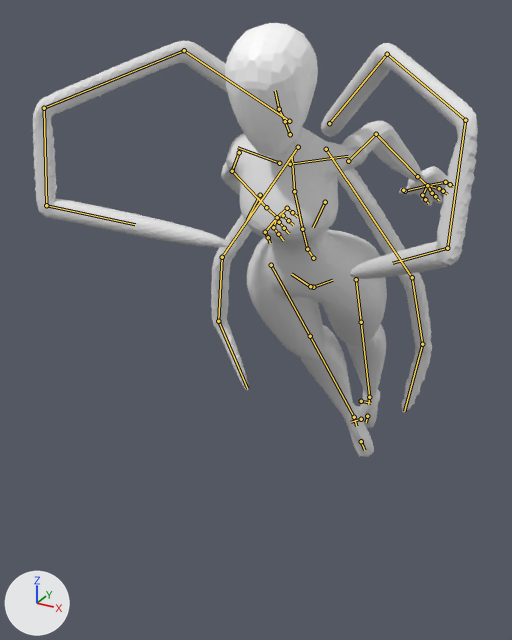
The glTF model scarlett-overload/Assets/Models/Player.glb, before and after one commit.
Both versions are drawn from a camera (50 mm lens) standing at (0.76, -1.73, 1.78) and looking at (-0.2, 0.01, 0.91). The lights are fixed; the arrows at lower left show +X, +Y and +Z. The picture after the commit comes second. Both versions are drawn at frame 1 of the action 'Death'; the numbers are the values there. The bones that bend it are drawn over the model as lines.

Names of what the first picture shows: 'Body', 'BottomArms', 'Hand', 'Head', 'TopArms'.
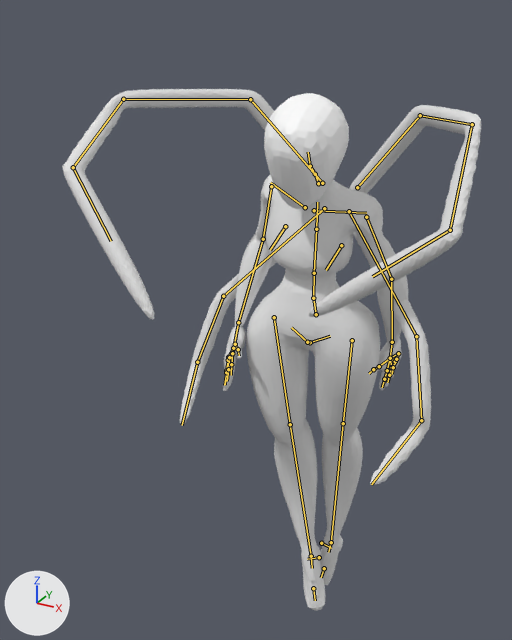
Location of each change, [x1, y1, x2, y2] in pixels of the pictures (512 x 640 px):
'Body', posed (15% narrower, 29% taller): before [221, 121, 424, 457]; after [235, 175, 408, 610]
'TopArms', posed (6% narrower): before [33, 41, 478, 279]; after [63, 89, 481, 319]
'Head', posed (9% narrower, 13% shorter): before [225, 23, 318, 157]; after [264, 93, 349, 209]
'BottomArms', posed (14% wider): before [211, 167, 432, 413]; after [180, 232, 431, 484]
'Hand', posed: before [399, 166, 447, 206]; after [223, 326, 402, 391]
bone 'spine', root to tip: before (313, 258) to (307, 249); after (316, 314) to (313, 298)
bone 'spine.002', root to tip: before (302, 229) to (294, 191); after (314, 273) to (316, 229)
bone 'spine.003', root to tip: before (294, 191) to (292, 157); after (316, 229) to (317, 202)
bone 'upper_arm.L', root to tip: before (348, 161) to (376, 134); after (366, 217) to (391, 279)
bone 'forearm.L', root to tip: before (376, 134) to (417, 176); after (391, 279) to (392, 342)
bone 'upper_arm.R', root to tip: before (239, 152) to (232, 171); after (271, 186) to (263, 239)
bone 'forearm.R', root to tip: before (232, 171) to (266, 207); after (263, 239) to (238, 322)
bone 'TopArms.R', root to tip: before (289, 121) to (184, 50); after (322, 183) to (250, 99)
bone 'TopArms.R.02', root to tip: before (184, 50) to (44, 108); after (250, 99) to (123, 99)
bone 'TopArms.R.03', root to tip: before (44, 108) to (46, 205); after (123, 99) to (73, 167)
bone 'TopArms.R.04', root to tip: before (46, 205) to (135, 224); after (73, 167) to (111, 241)
bone 'TopArms.L', root to tip: before (329, 123) to (387, 54); after (357, 187) to (420, 115)
bone 'TopArms.L.02', root to tip: before (387, 54) to (465, 120); after (420, 115) to (472, 124)
bone 'TopArms.L.03', root to tip: before (465, 120) to (447, 248); after (472, 124) to (450, 230)
bone 'TopArms.L.04', root to tip: before (447, 248) to (392, 263); after (450, 230) to (372, 276)
bone 'BottomArms.R', root to tip: before (298, 147) to (222, 257); after (324, 208) to (223, 296)
bone 'BottomArms.R.03', root to tip: before (218, 321) to (247, 388); after (197, 362) to (182, 425)
bone 'BottomArms.L', root to tip: before (326, 149) to (412, 277); after (349, 211) to (416, 336)
bone 'BottomArms.L.03', root to tip: before (422, 344) to (404, 411); after (421, 420) to (371, 484)

Patch to the scene script:
```diff
--- a/scarlett-overload/Assets/Models/Player.glb.py
+++ b/scarlett-overload/Assets/Models/Player.glb.py
@@ bone_spine @@
 bone_spine = bpy.data.objects['BodyRig'].pose.bones['spine']
-bone_spine.location = (0.0, 0.156, -0.026)
-bone_spine.rotation_quaternion = (0.967, 0.253, 0.028, -0.016)  # degrees (29, 4, -1)
+bone_spine.location = (0.0, -0.026, 0.01)
+bone_spine.rotation_quaternion = (1.0, 0.0, 0.0, 0.0)  # degrees (0, 0, 0)
@@ bone_spine_002 @@
 bone_spine_002 = bpy.data.objects['BodyRig'].pose.bones['spine.002']  # child of 'spine.001'
-bone_spine_002.rotation_quaternion = (1.0, 0.0, 0.0, 0.0)  # degrees (0, 0, 0)
+bone_spine_002.rotation_quaternion = (0.997, 0.0, -0.079, -0.003)  # degrees (0, -9, 0)
@@ bone_spine_003 @@
 bone_spine_003 = bpy.data.objects['BodyRig'].pose.bones['spine.003']  # child of 'spine.002'
-bone_spine_003.rotation_quaternion = (1.0, 0.0, 0.0, 0.0)  # degrees (0, 0, 0)
+bone_spine_003.rotation_quaternion = (0.953, 0.285, 0.063, -0.08)  # degrees (33, 10, -7)
@@ bone_upper_arm_l @@
 bone_upper_arm_l = bpy.data.objects['BodyRig'].pose.bones['upper_arm.L']  # child of 'shoulder.L'
-bone_upper_arm_l.rotation_quaternion = (-0.377, 0.091, -0.633, 0.67)  # degrees (-79, 21, -138)
+bone_upper_arm_l.rotation_quaternion = (0.886, 0.165, 0.006, -0.433)  # degrees (17, 9, -51)
@@ bone_forearm_l @@
 bone_forearm_l = bpy.data.objects['BodyRig'].pose.bones['forearm.L']  # child of 'upper_arm.L'
-bone_forearm_l.rotation_quaternion = (0.918, 0.129, -0.018, 0.374)  # degrees (13, -7, 43)
+bone_forearm_l.rotation_quaternion = (0.977, -0.016, -0.088, -0.195)  # degrees (0, -10, -23)
@@ bone_upper_arm_r @@
 bone_upper_arm_r = bpy.data.objects['BodyRig'].pose.bones['upper_arm.R']  # child of 'shoulder.R'
-bone_upper_arm_r.rotation_quaternion = (0.889, -0.188, -0.084, 0.409)  # degrees (-24, 0, 49)
+bone_upper_arm_r.rotation_quaternion = (0.807, 0.193, 0.015, 0.558)  # degrees (20, -11, 67)
@@ bone_forearm_r @@
 bone_forearm_r = bpy.data.objects['BodyRig'].pose.bones['forearm.R']  # child of 'upper_arm.R'
-bone_forearm_r.rotation_quaternion = (0.96, -0.056, 0.055, 0.271)  # degrees (-4, 8, 31)
+bone_forearm_r.rotation_quaternion = (0.924, 0.379, -0.042, 0.018)  # degrees (45, -5, 0)
@@ bone_toparms_r @@
 bone_toparms_r = bpy.data.objects['BodyRig'].pose.bones['TopArms.R']  # child of 'spine'
-bone_toparms_r.rotation_quaternion = (1.0, 0.0, 0.0, 0.0)  # degrees (0, 0, 0)
+bone_toparms_r.rotation_quaternion = (0.988, 0.077, -0.123, -0.045)  # degrees (10, -14, -6)
@@ bone_toparms_r_02 @@
 bone_toparms_r_02 = bpy.data.objects['BodyRig'].pose.bones['TopArms.R.02']  # child of 'TopArms.R'
-bone_toparms_r_02.rotation_quaternion = (0.983, 0.123, 0.006, 0.136)  # degrees (14, -1, 16)
+bone_toparms_r_02.rotation_quaternion = (0.99, 0.099, 0.061, 0.076)  # degrees (12, 6, 9)
@@ bone_toparms_r_03 @@
 bone_toparms_r_03 = bpy.data.objects['BodyRig'].pose.bones['TopArms.R.03']  # child of 'TopArms.R.02'
-bone_toparms_r_03.rotation_quaternion = (0.988, 0.125, 0.054, 0.066)  # degrees (15, 5, 8)
+bone_toparms_r_03.rotation_quaternion = (1.0, 0.0, 0.0, 0.0)  # degrees (0, 0, 0)
@@ bone_toparms_r_04 @@
 bone_toparms_r_04 = bpy.data.objects['BodyRig'].pose.bones['TopArms.R.04']  # child of 'TopArms.R.03'
-bone_toparms_r_04.rotation_quaternion = (0.971, 0.191, 0.139, -0.02)  # degrees (22, 16, 1)
+bone_toparms_r_04.rotation_quaternion = (0.996, -0.018, -0.042, -0.073)  # degrees (-2, -5, -8)
@@ bone_toparms_l @@
 bone_toparms_l = bpy.data.objects['BodyRig'].pose.bones['TopArms.L']  # child of 'spine'
-bone_toparms_l.rotation_quaternion = (1.0, 0.0, 0.0, 0.0)  # degrees (0, 0, 0)
+bone_toparms_l.rotation_quaternion = (0.998, 0.06, 0.014, -0.022)  # degrees (7, 2, -2)
@@ bone_toparms_l_02 @@
 bone_toparms_l_02 = bpy.data.objects['BodyRig'].pose.bones['TopArms.L.02']  # child of 'TopArms.L'
-bone_toparms_l_02.rotation_quaternion = (0.99, 0.103, -0.029, -0.092)  # degrees (12, -2, -11)
+bone_toparms_l_02.rotation_quaternion = (0.994, 0.101, 0.013, -0.049)  # degrees (12, 2, -5)
@@ bone_toparms_l_03 @@
 bone_toparms_l_03 = bpy.data.objects['BodyRig'].pose.bones['TopArms.L.03']  # child of 'TopArms.L.02'
-bone_toparms_l_03.rotation_quaternion = (0.982, 0.173, -0.036, -0.066)  # degrees (20, -3, -8)
+bone_toparms_l_03.rotation_quaternion = (0.986, 0.159, 0.005, -0.057)  # degrees (18, 2, -6)
@@ bone_toparms_l_04 @@
 bone_toparms_l_04 = bpy.data.objects['BodyRig'].pose.bones['TopArms.L.04']  # child of 'TopArms.L.03'
-bone_toparms_l_04.rotation_quaternion = (0.971, 0.036, -0.051, -0.229)  # degrees (5, -5, -27)
+bone_toparms_l_04.rotation_quaternion = (1.0, 0.0, 0.0, 0.0)  # degrees (0, 0, 0)
@@ bone_bottomarms_r @@
 bone_bottomarms_r = bpy.data.objects['BodyRig'].pose.bones['BottomArms.R']  # child of 'spine'
-bone_bottomarms_r.rotation_quaternion = (0.999, 0.005, 0.016, 0.046)  # degrees (1, 2, 5)
+bone_bottomarms_r.rotation_quaternion = (1.0, 0.0, 0.0, 0.0)  # degrees (0, 0, 0)
@@ bone_bottomarms_r_03 @@
 bone_bottomarms_r_03 = bpy.data.objects['BodyRig'].pose.bones['BottomArms.R.03']  # child of 'BottomArms.R.02'
-bone_bottomarms_r_03.rotation_quaternion = (0.971, -0.162, 0.168, -0.044)  # degrees (-20, 18, -8)
+bone_bottomarms_r_03.rotation_quaternion = (1.0, 0.0, 0.0, 0.0)  # degrees (0, 0, 0)
@@ bone_bottomarms_l @@
 bone_bottomarms_l = bpy.data.objects['BodyRig'].pose.bones['BottomArms.L']  # child of 'spine'
-bone_bottomarms_l.rotation_quaternion = (0.997, -0.05, 0.028, -0.048)  # degrees (-6, 3, -6)
+bone_bottomarms_l.rotation_quaternion = (1.0, 0.0, 0.0, 0.0)  # degrees (0, 0, 0)
@@ bone_bottomarms_l_03 @@
 bone_bottomarms_l_03 = bpy.data.objects['BodyRig'].pose.bones['BottomArms.L.03']  # child of 'BottomArms.L.02'
-bone_bottomarms_l_03.rotation_quaternion = (0.971, -0.067, 0.065, 0.218)  # degrees (-6, 9, 25)
+bone_bottomarms_l_03.rotation_quaternion = (1.0, 0.0, 0.0, 0.0)  # degrees (0, 0, 0)
```
